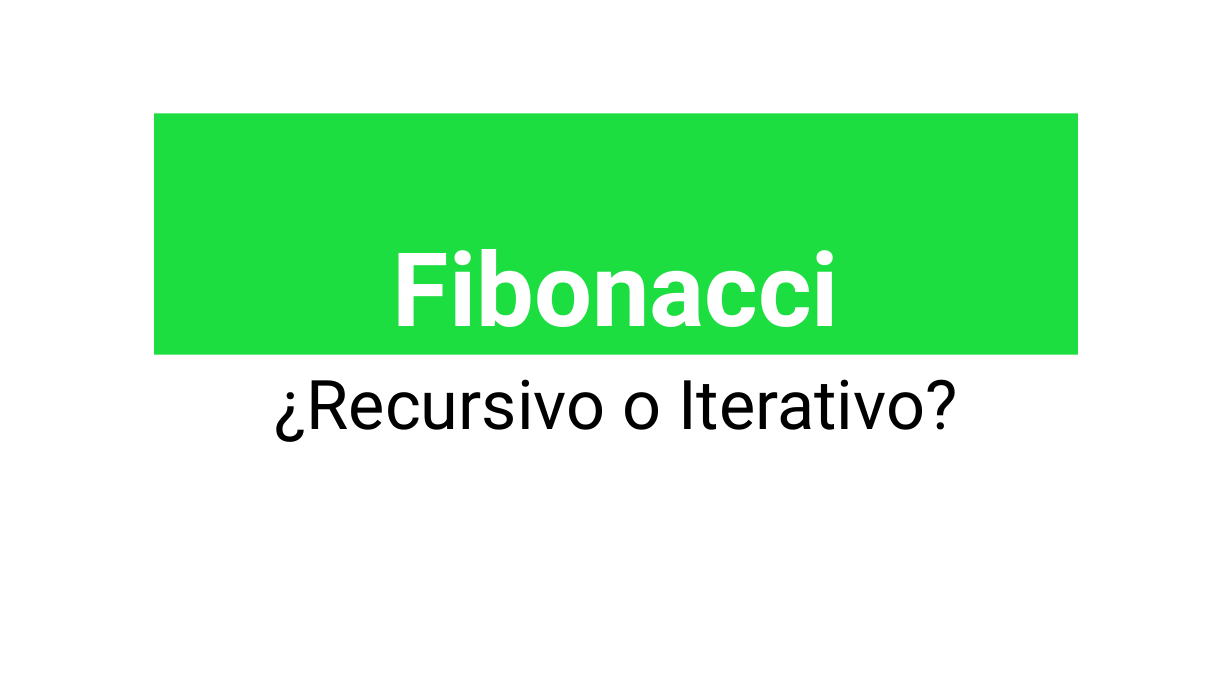
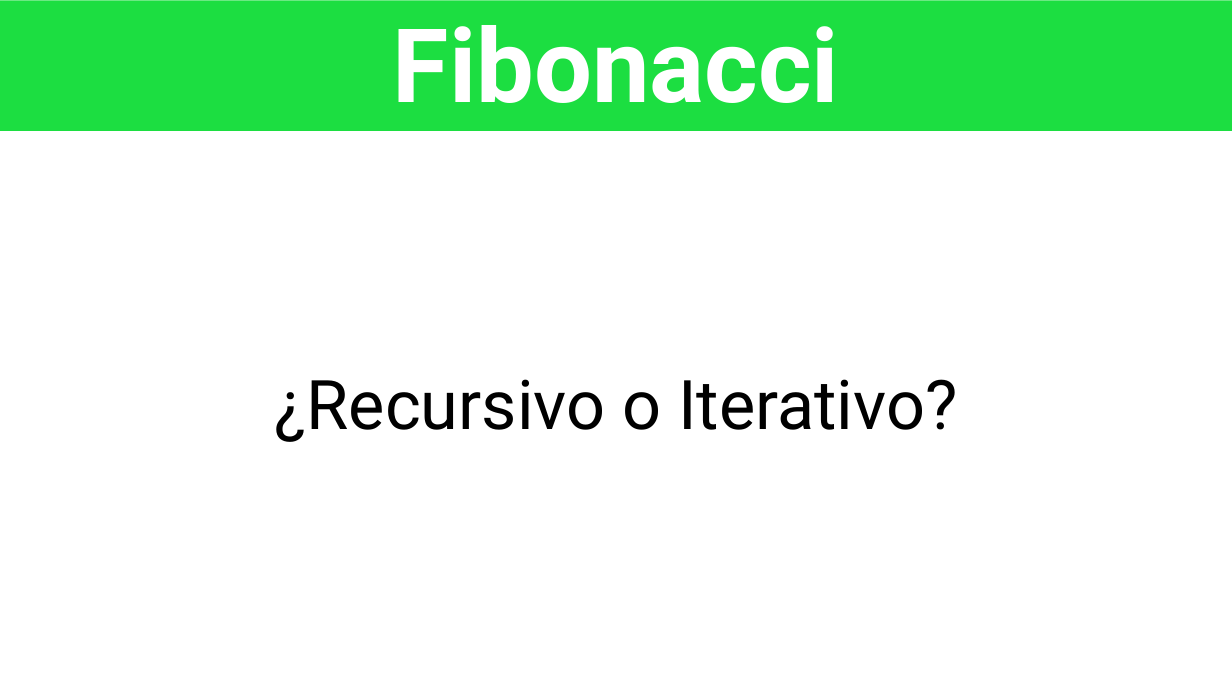
Before and after one commit to OMardil/INFO2_2021, a slide deck: slide 14 of H02_Big_O/01 Presentacion/H02_PPT_Análisis de Algoritmos.pptx. Drawn at 1232x693 pixels with LibreOffice and Linux fonts; fonts in the diff are those of the drawing. Boxes give left, top, right and bottom in pixels: in the first picture for what was removed or moved away, otherwise in the second. Text is boxed around its words. In the diff, an @@ line names an element or a change of style, - is before the commit and + after.

```diff
--- a/H02_Big_O/01 Presentacion/H02_PPT_Análisis de Algoritmos.pptx
+++ b/H02_Big_O/01 Presentacion/H02_PPT_Análisis de Algoritmos.pptx
@@ title "Fibonacci" resized from (x1=154, y1=113, x2=1078, y2=355) to (x1=0, y1=0, x2=1232, y2=131) @@
```
Also in this commit, not shown: 3 other slides changed, 1 slide added, 1 other file.
